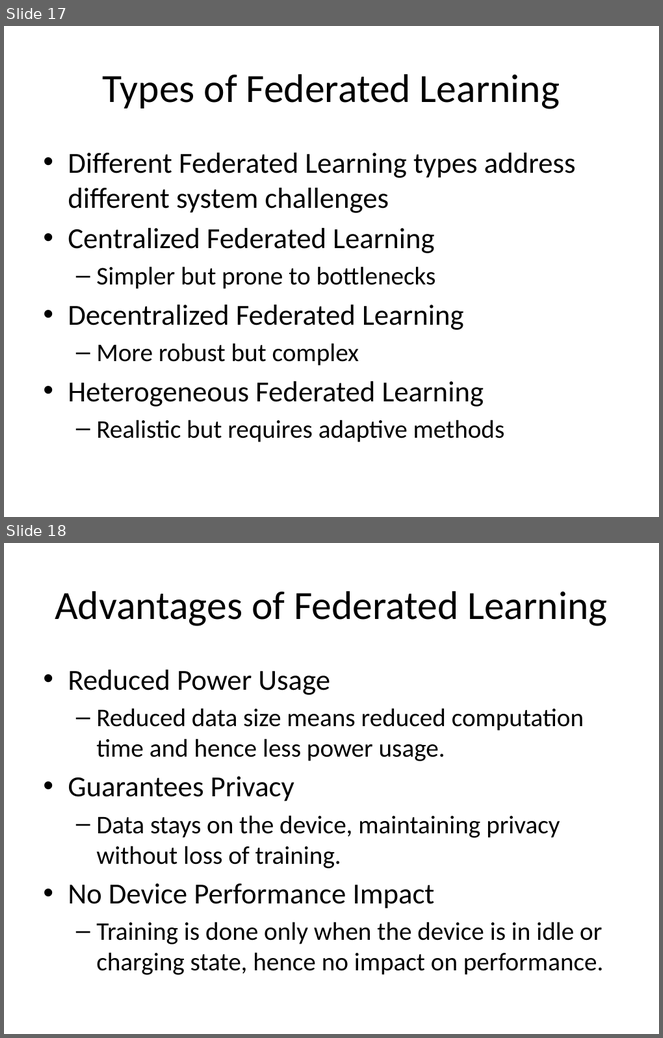
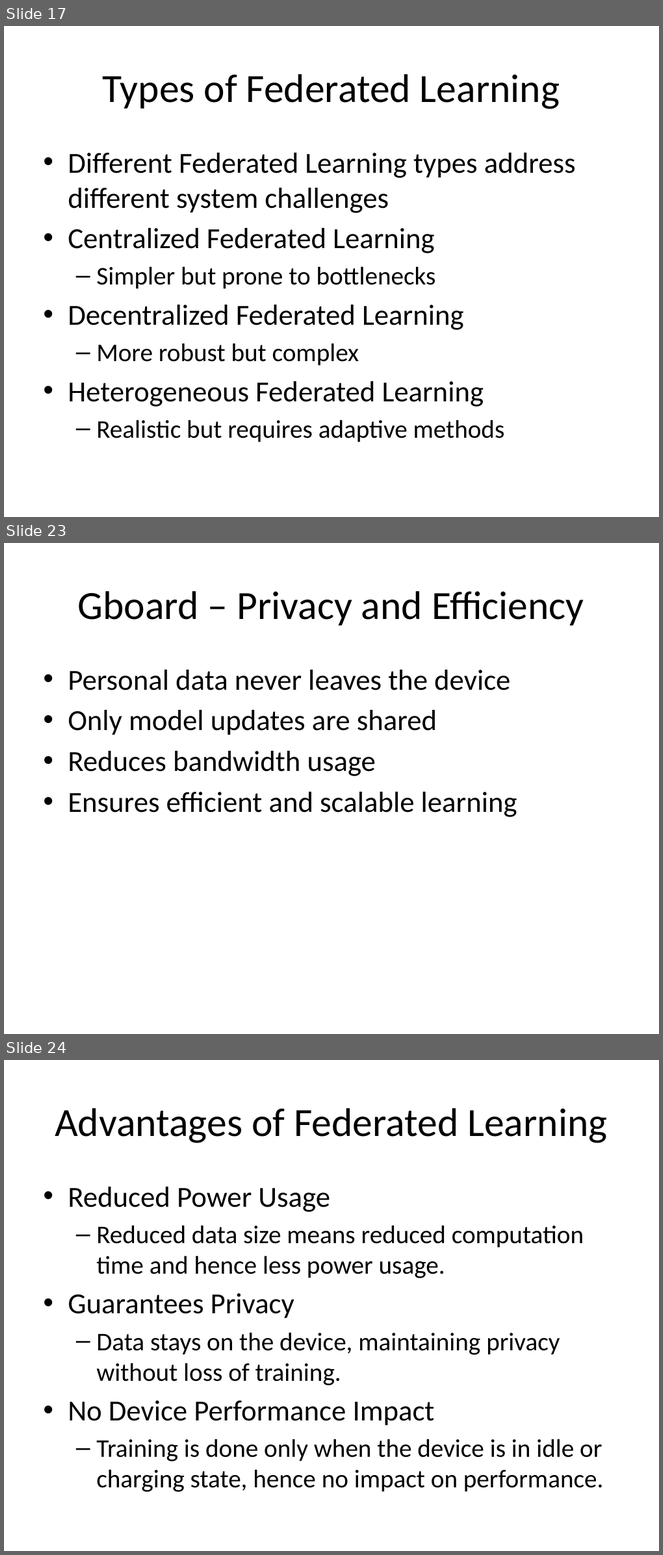
Before and after one commit to look4pritam/FederatedLearning, a slide deck: Presentations/FederatedLearning.pptx. Shown one above the other, each under a label of ours: slides 17 and 18 before the commit, slides 17, 23 and 24 after it; the slides between them are not shown. The pictures are 663x1038 and 663x1555 pixels, drawn with LibreOffice and Linux fonts; fonts in the diff are those of the drawing. Boxes give left, top, right and bottom in pixels: in the first picture for what was removed or moved away, otherwise in the second. Text is boxed around its words. In the diff, an @@ line names an element or a change of style, - is before the commit and + after.

```diff
--- a/Presentations/FederatedLearning.pptx
+++ b/Presentations/FederatedLearning.pptx
@@ slide 23 added at [4,543,659,1034], background #FFFFFF @@
@@ title added at [78,591,584,626], 44 pt, text #000000 @@
+Gboard – Privacy and Efficiency
@@ text added at [68,670,518,817], 32 pt, text #000000 @@
+• Personal data never leaves the device
+• Only model updates are shared
+• Reduces bandwidth usage
+• Ensures efficient and scalable learning
@@ what was slide 18 is now slide 24 @@
```
Also in this commit, not shown: 1 slide changed, 5 other slides added.
